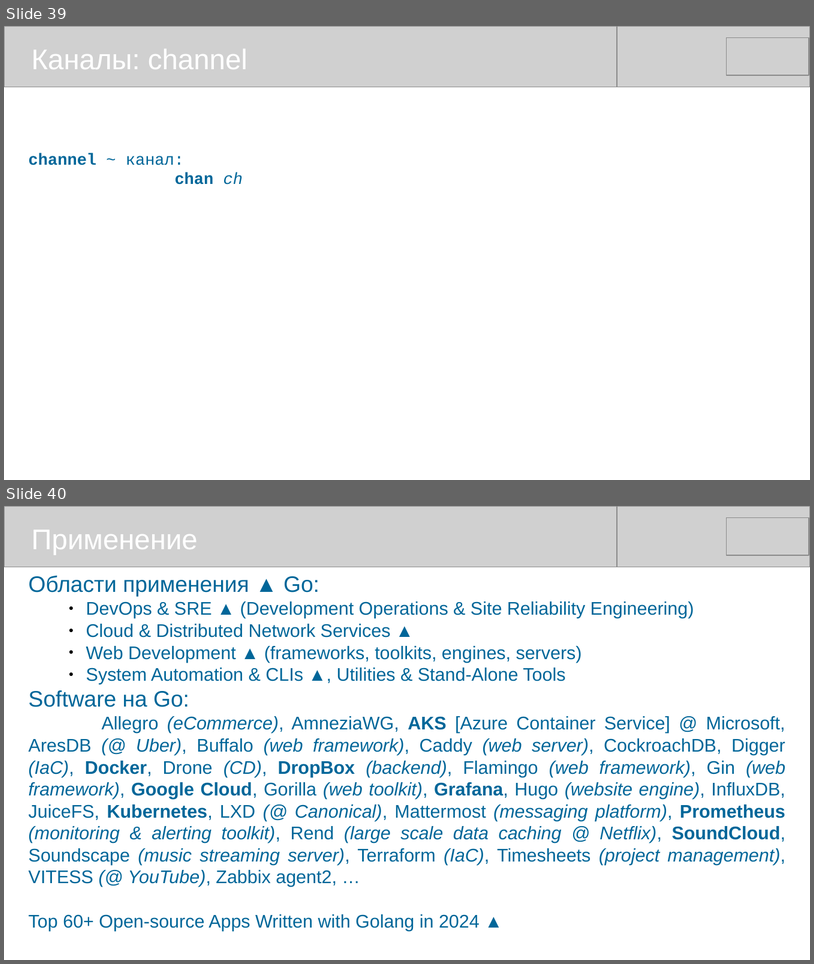
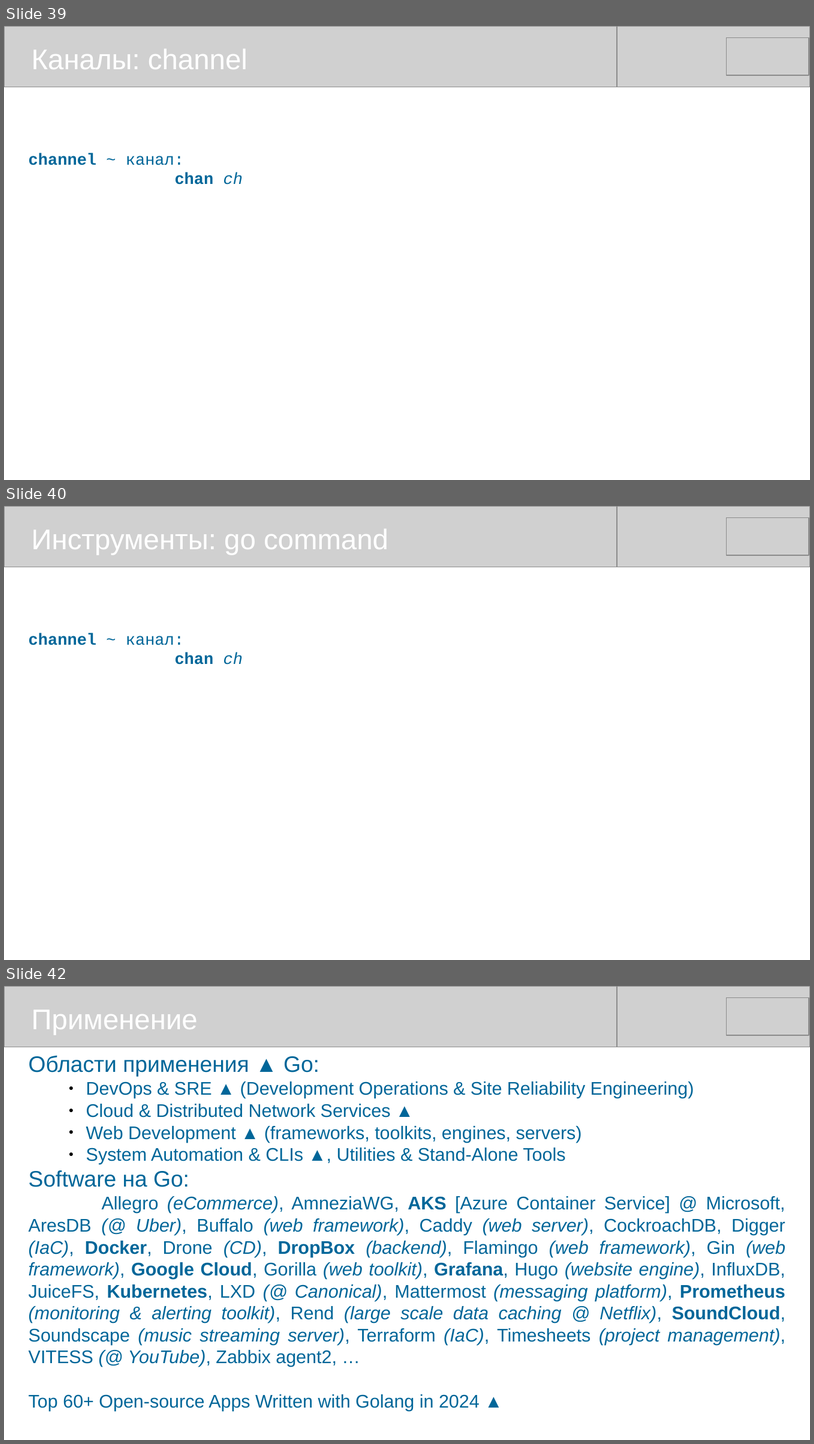
Before and after one commit to mike-shock/Go_language, a slide deck: Go_Intro.odp. Shown one above the other, each under a label of ours: slides 39 and 40 before the commit, slides 39, 40 and 42 after it; the slides between them are not shown. The pictures are 814x964 and 814x1444 pixels, drawn with LibreOffice and Linux fonts; fonts in the diff are those of the drawing; grey boxes stand for pictures. Boxes give left, top, right and bottom in pixels: in the first picture for what was removed or moved away, otherwise in the second. Text is boxed around its words. In the diff, an @@ line names an element or a change of style, - is before the commit and + after.

```diff
--- a/Go_Intro.odp
+++ b/Go_Intro.odp
@@ slide 40 added at (4,506,810,960), background #FFFFFF @@
@@ picture added at (4,506,617,567) @@
@@ picture added at (197,506,810,567) @@
@@ picture added at (727,518,810,556) @@
@@ text added at (32,529,389,555), 28 pt, text #FFFFFF @@
+Инструменты: go command
@@ text added at (29,633,243,664), 16 pt, text #006699, bold @@
+channel ~ канал:
+chan ch
@@ what was slide 40 is now slide 42 @@
```
Also in this commit, not shown: 2 slides changed, 1 other slide added.
